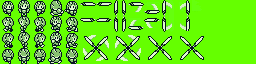
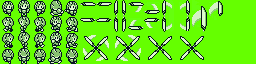
Layered file, before and after one edit (256 × 64). Changes by layer:
renamed "Background" to "aylmera-battle.png", painted on it over (x1=192, y1=1, x2=223, y2=32)
